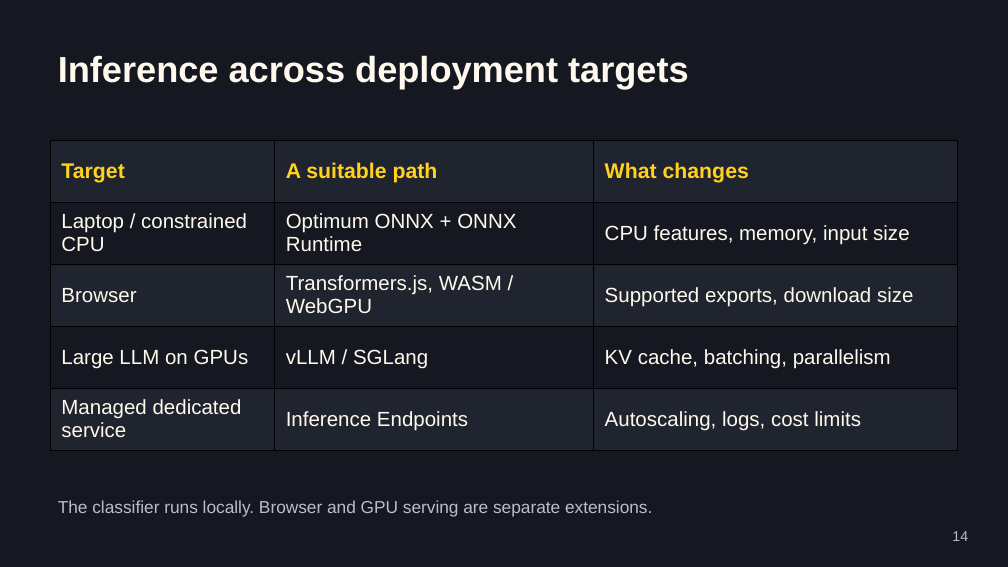
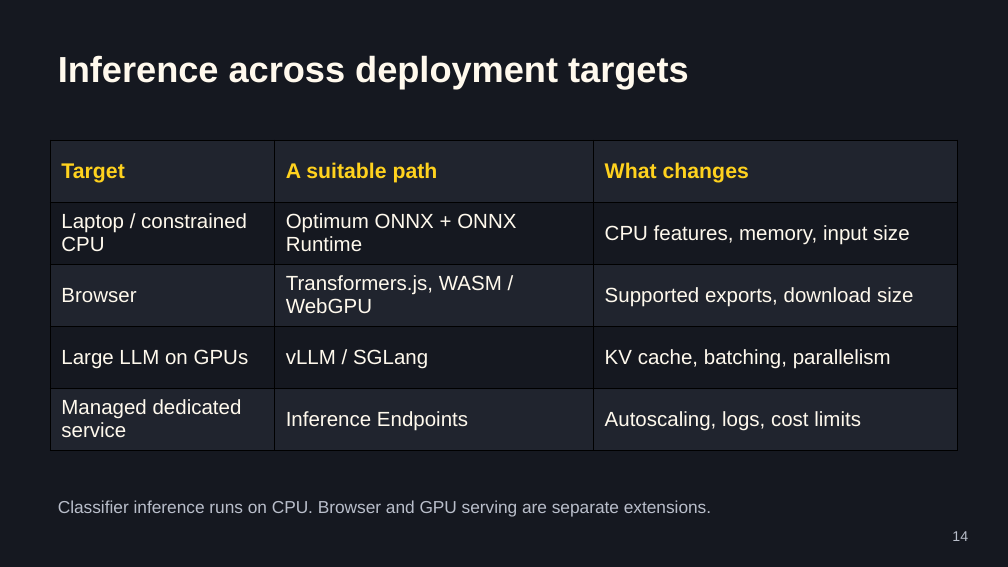
Before and after one commit to jemsbhai/bringing-the-heat, a slide deck: slide 14 of output/Bringing-the-Heat.pptx. Drawn at 1008x567 pixels with LibreOffice and Linux fonts; fonts in the diff are those of the drawing. Boxes give left, top, right and bottom in pixels: in the first picture for what was removed or moved away, otherwise in the second. Text is boxed around its words. In the diff, an @@ line names an element or a change of style, - is before the commit and + after.

```diff
--- a/output/Bringing-the-Heat.pptx
+++ b/output/Bringing-the-Heat.pptx
@@ text at box(58, 500, 711, 517): text changed @@
-The classifier runs locally. Browser and GPU serving are separate extensions.
+Classifier inference runs on CPU. Browser and GPU serving are separate extensions.
```
Also in this commit, not shown: 1 other slide changed, 8 other files.
